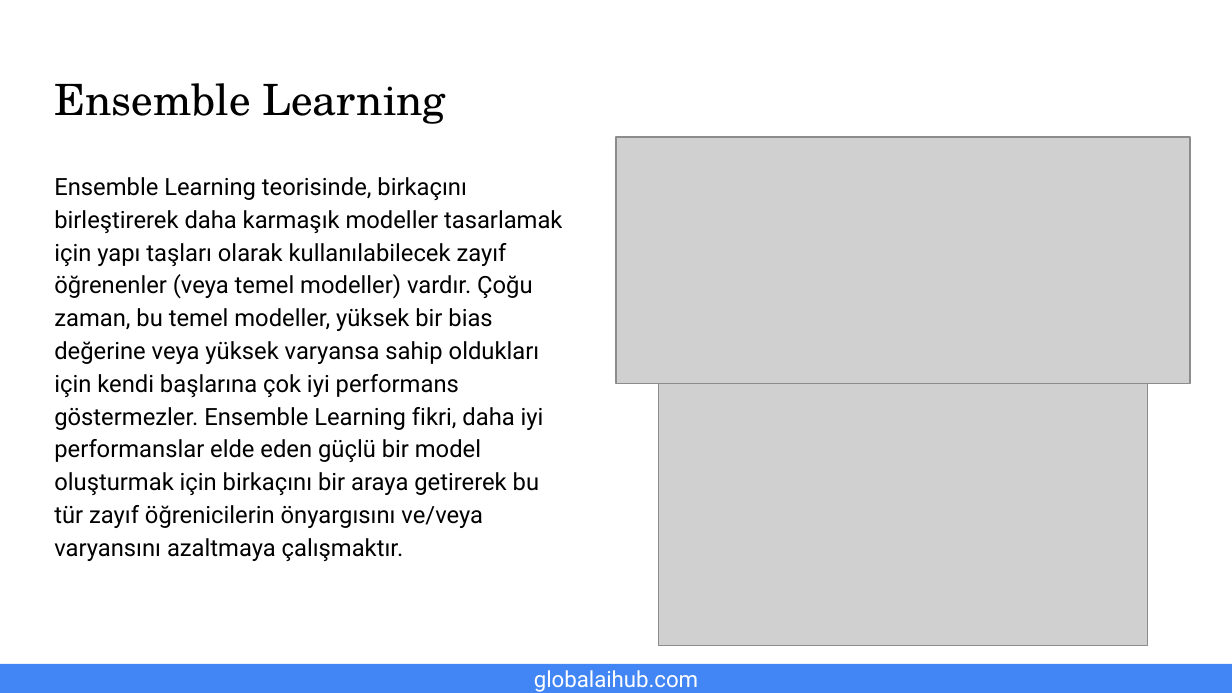
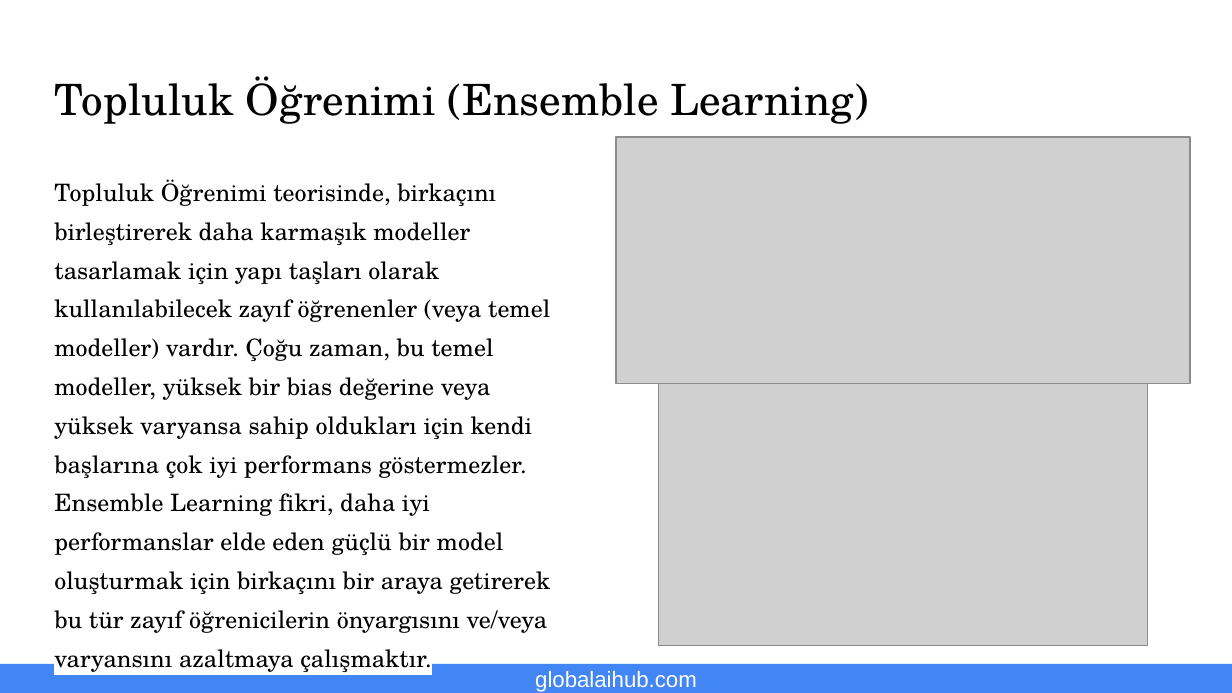
Before and after one commit to gaih/introduction-to-machine-learning, a slide deck: slide 12 of Presentations/Day 4 Presentation.pptx. Drawn at 1232x693 pixels with LibreOffice and Linux fonts; fonts in the diff are those of the drawing; grey boxes stand for pictures; background and template pictures are left out. Boxes give left, top, right and bottom in pixels: in the first picture for what was removed or moved away, otherwise in the second. Text is boxed around its words. In the diff, an @@ line names an element or a change of style, - is before the commit and + after.

```diff
--- a/Presentations/Day 4 Presentation.pptx
+++ b/Presentations/Day 4 Presentation.pptx
@@ title at box(54, 76, 869, 124): text changed @@
-Ensemble Learning
+Topluluk Öğrenimi (Ensemble Learning)
@@ text at box(54, 179, 551, 633): text changed; size 13.9 to 14 pt; font Roboto to TeX Gyre Schola @@
-Ensemble Learning teorisinde, birkaçını birleştirerek daha karmaşık modeller tasarlamak için yapı taşları olarak kullanılabilecek zayıf öğrenenler (veya temel modeller) vardır. Çoğu zaman, bu temel modeller, yüksek bir bias değerine veya yüksek varyansa sahip oldukları için kendi başlarına çok iyi performans göstermezler. Ensemble Learning fikri, daha iyi performanslar elde eden güçlü bir model oluşturmak için birkaçını bir araya getirerek bu tür zayıf öğrenicilerin önyargısını ve/veya varyansını azaltmaya çalışmaktır.
+Topluluk Öğrenimi teorisinde, birkaçını birleştirerek daha karmaşık modeller tasarlamak için yapı taşları olarak kullanılabilecek zayıf öğrenenler (veya temel modeller) vardır. Çoğu zaman, bu temel modeller, yüksek bir bias değerine veya yüksek varyansa sahip oldukları için kendi başlarına çok iyi performans göstermezler. Ensemble Learning fikri, daha iyi performanslar elde eden güçlü bir model oluşturmak için birkaçını bir araya getirerek bu tür zayıf öğrenicilerin önyargısını ve/veya varyansını azaltmaya çalışmaktır.
@@ text "globalaihub.com" at box(535, 671, 697, 692): font Roboto to Arial @@
```
Also in this commit, not shown: 12 other slides changed, 1 slide added, 1 slide removed, 2 other files.
